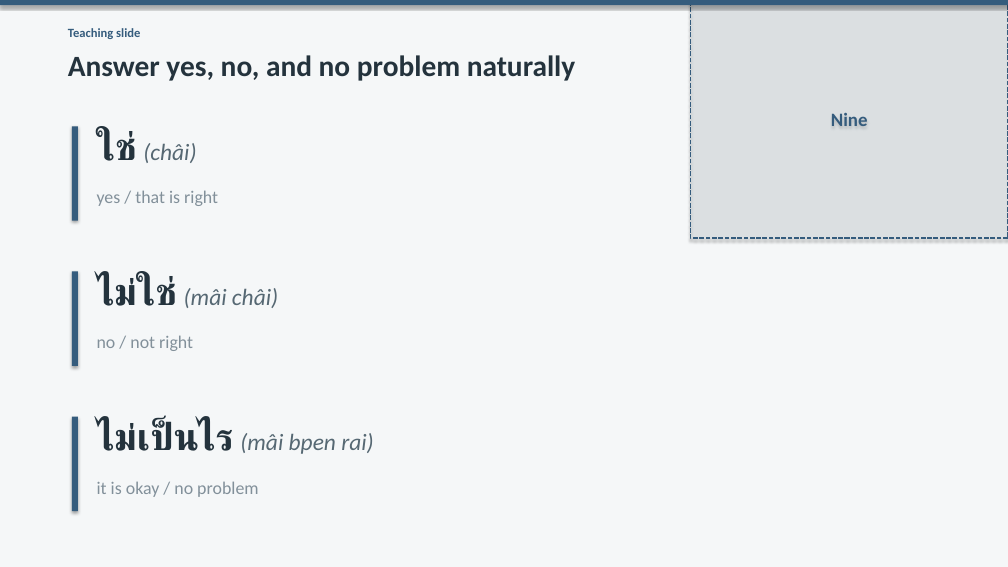
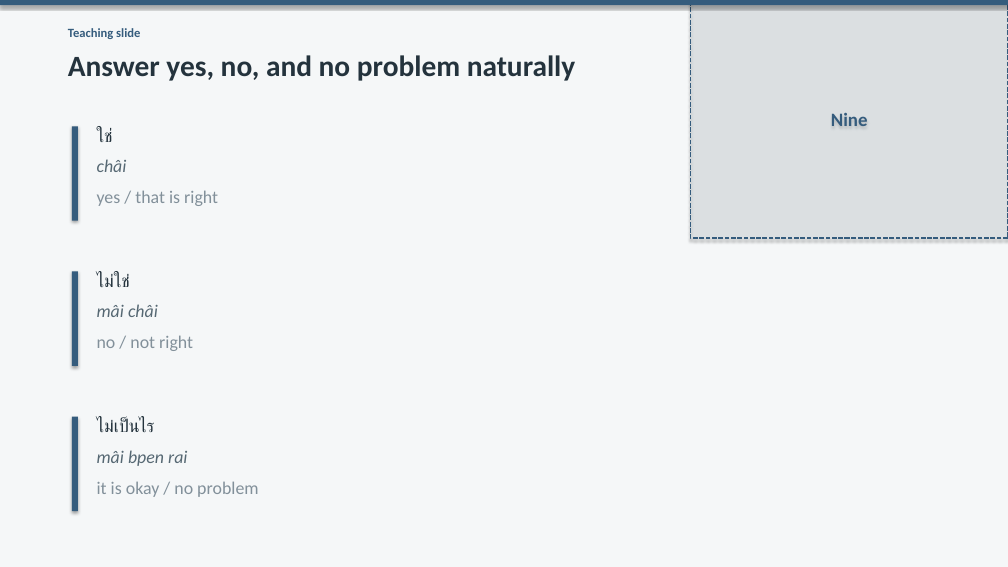
Before and after one commit to OTFTCS/thai-nine, a slide deck: slide 6 of course/modules/M01/L001/M01-L001-canva-deck.pptx. Drawn at 1008x567 pixels with LibreOffice and Linux fonts; fonts in the diff are those of the drawing. Boxes give left, top, right and bottom in pixels: in the first picture for what was removed or moved away, otherwise in the second. Text is boxed around its words. In the diff, an @@ line names an element or a change of style, - is before the commit and + after.

```diff
--- a/course/modules/M01/L001/M01-L001-canva-deck.pptx
+++ b/course/modules/M01/L001/M01-L001-canva-deck.pptx
@@ text at box(97, 128, 113, 142): text changed; size 22.3 to 17 pt; text colour #566873 to #24333D; italic off @@
-ใช่ (châi)
+ใช่
@@ text added at box(97, 159, 127, 172), 17 pt, text #566873, italic @@
+châi
@@ text at box(97, 274, 131, 287): text changed; size 22.3 to 17 pt; text colour #566873 to #24333D; italic off @@
-ไม่ใช่ (mâi châi)
+ไม่ใช่
@@ text added at box(97, 304, 158, 317), 17 pt, text #566873, italic @@
+mâi châi
@@ text at box(97, 419, 155, 432): text changed; size 22.3 to 17 pt; text colour #566873 to #24333D; italic off @@
-ไม่เป็นไร (mâi bpen rai)
+ไม่เป็นไร
@@ text added at box(97, 450, 187, 466), 17 pt, text #566873, italic @@
+mâi bpen rai
```
Also in this commit, not shown: 5 other slides changed, 3 other files.
